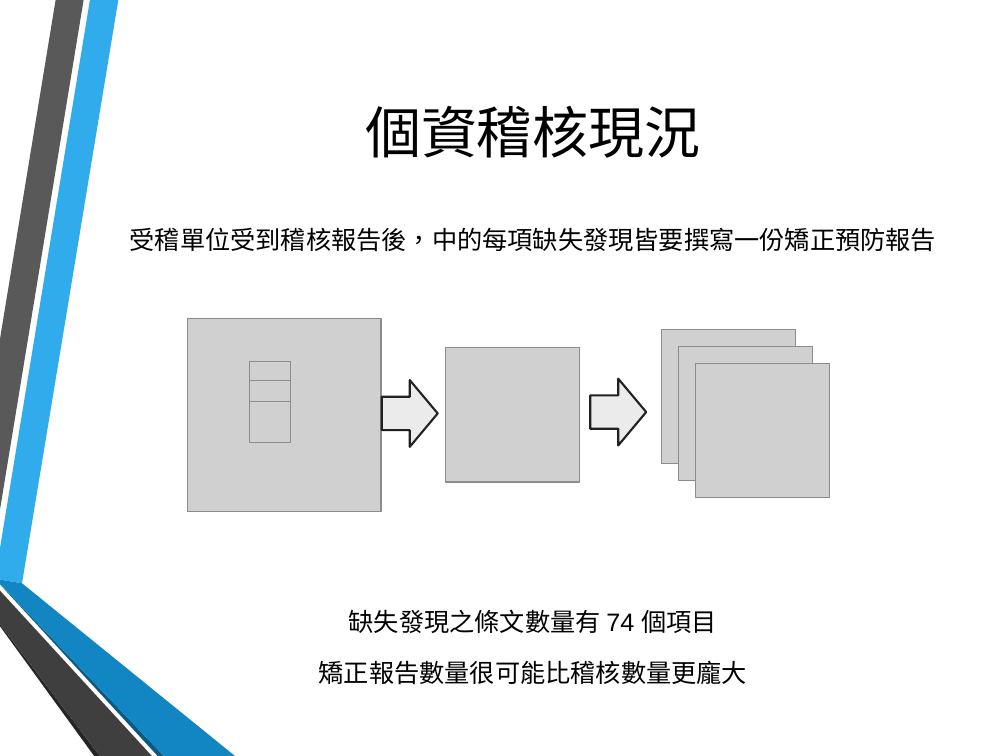
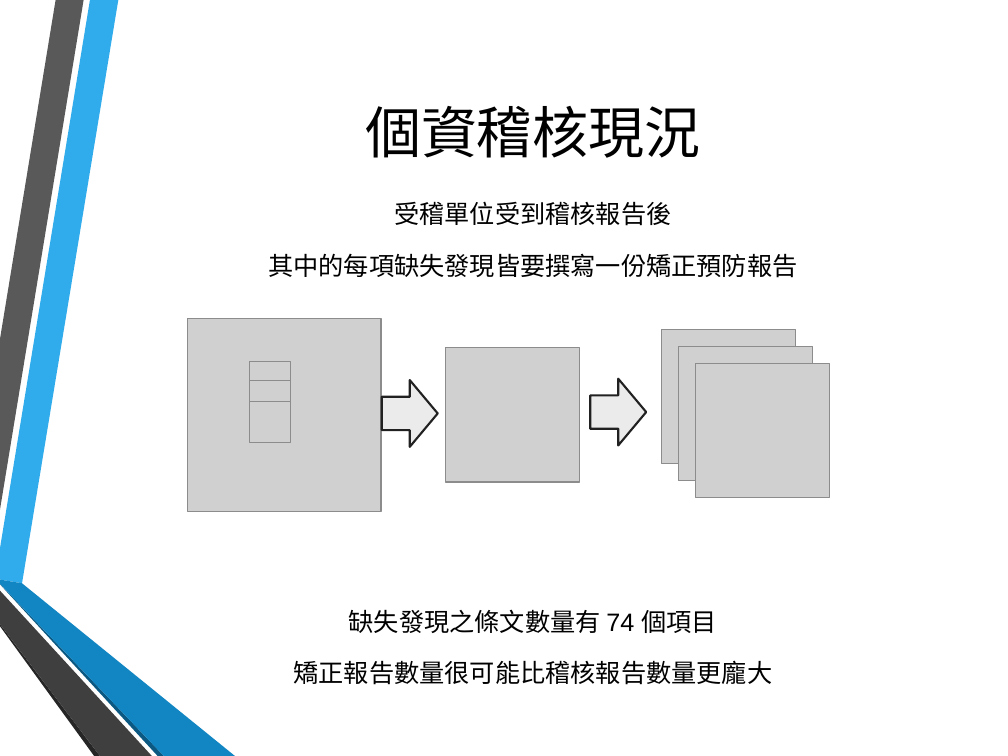
Before and after one commit to hsinewu/pia, a slide deck: slide 5 of Contest/FinalPresentation.pptx. Drawn at 1008x756 pixels with LibreOffice and Linux fonts; fonts in the diff are those of the drawing; grey boxes stand for pictures; background and template pictures are left out. Boxes give left, top, right and bottom in pixels: in the first picture for what was removed or moved away, otherwise in the second. Text is boxed around its words. In the diff, an @@ line names an element or a change of style, - is before the commit and + after.

```diff
--- a/Contest/FinalPresentation.pptx
+++ b/Contest/FinalPresentation.pptx
@@ text at (x1=268, y1=201, x2=797, y2=278): text changed @@
-受稽單位受到稽核報告後，中的每項缺失發現皆要撰寫一份矯正預防報告
+受稽單位受到稽核報告後
+其中的每項缺失發現皆要撰寫一份矯正預防報告
@@ text at (x1=294, y1=660, x2=773, y2=685): text changed @@
-矯正報告數量很可能比稽核數量更龐大
+矯正報告數量很可能比稽核報告數量更龐大
```
Also in this commit, not shown: 2 other slides changed, 4 slides added.
